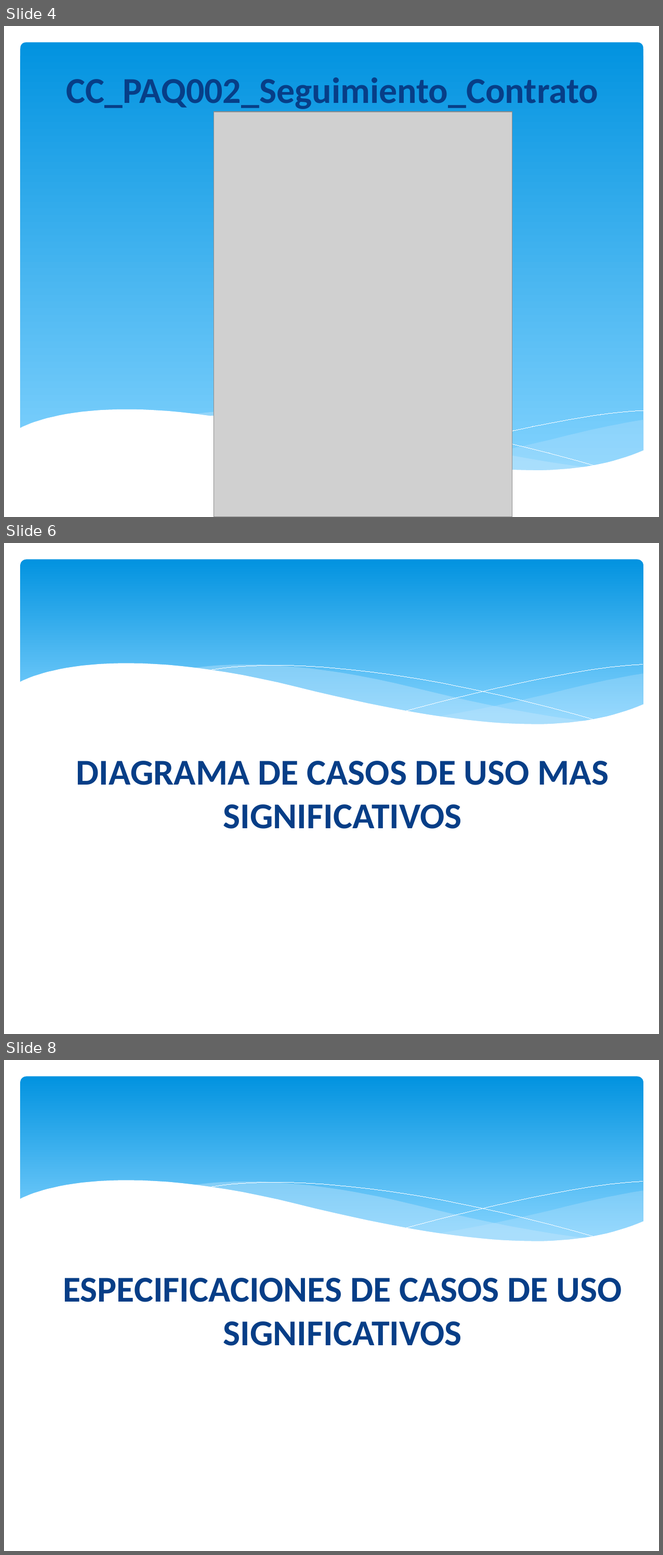
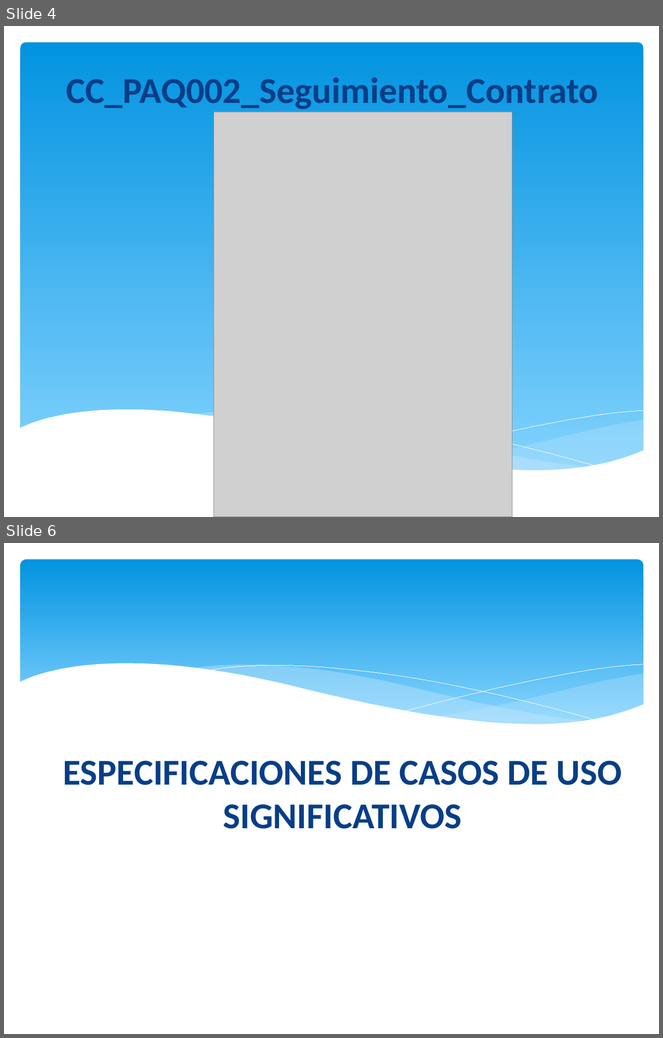
Before and after one commit to orlysemperfi/tp3-contratos-clientes, a slide deck: ITERACION 5/SUB ITERACION 2/PRESENTACION02/PPT TP3 PRES03.pptx. Shown one above the other, each under a label of ours: slides 4, 6 and 8 before the commit, slides 4 and 6 after it; the slides between them are not shown. The pictures are 663x1555 and 663x1038 pixels, drawn with LibreOffice and Linux fonts; fonts in the diff are those of the drawing; grey boxes stand for pictures. Boxes give left, top, right and bottom in pixels: in the first picture for what was removed or moved away, otherwise in the second. Text is boxed around its words. In the diff, an @@ line names an element or a change of style, - is before the commit and + after.

```diff
--- a/ITERACION 5/SUB ITERACION 2/PRESENTACION02/PPT TP3 PRES03.pptx
+++ b/ITERACION 5/SUB ITERACION 2/PRESENTACION02/PPT TP3 PRES03.pptx
@@ slide 6 removed at [4, 543, 659, 1034], background #FFFFFF; not listed: 6 template elements that a slide beside it also shows @@
@@ title removed at [76, 761, 609, 829] @@
-DIAGRAMA DE CASOS DE USO MAS SIGNIFICATIVOS
@@ what was slide 8 is now slide 6 @@
```
Also in this commit, not shown: 6 slides changed, 9 slides added, 1 other slide removed.
